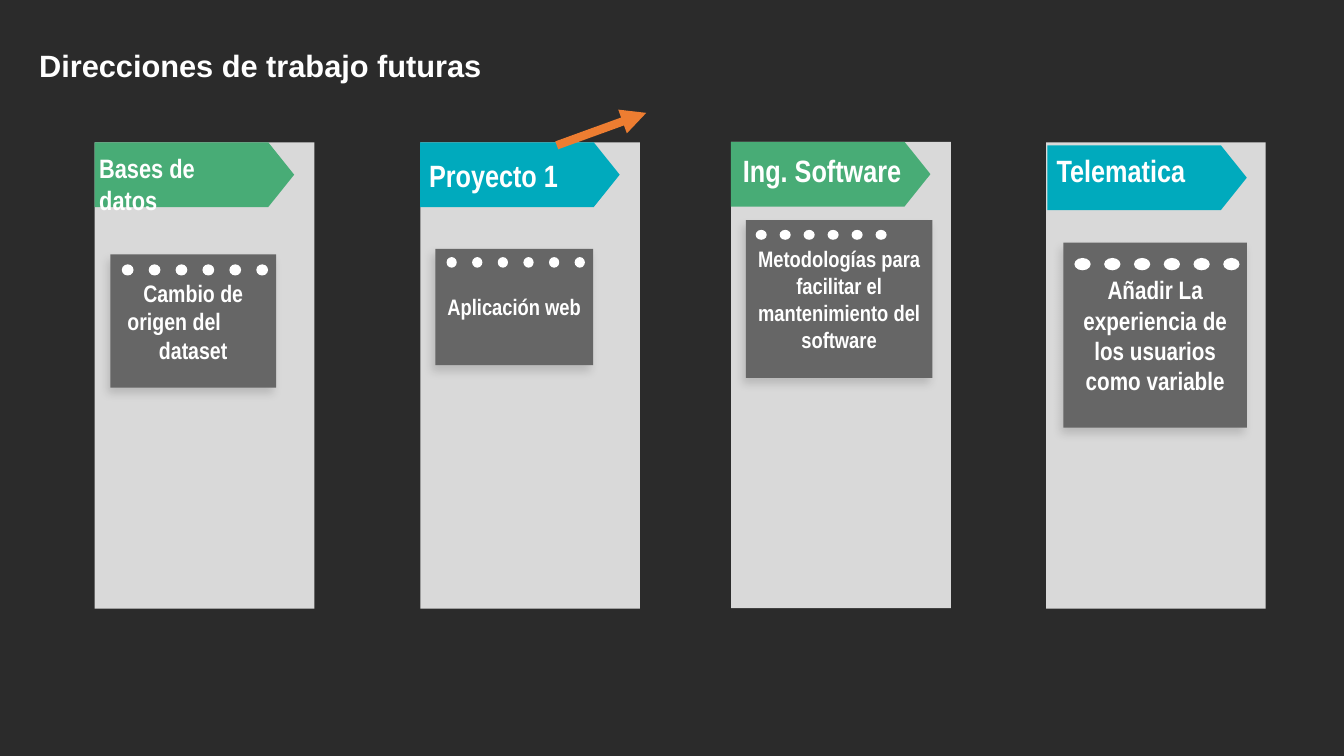
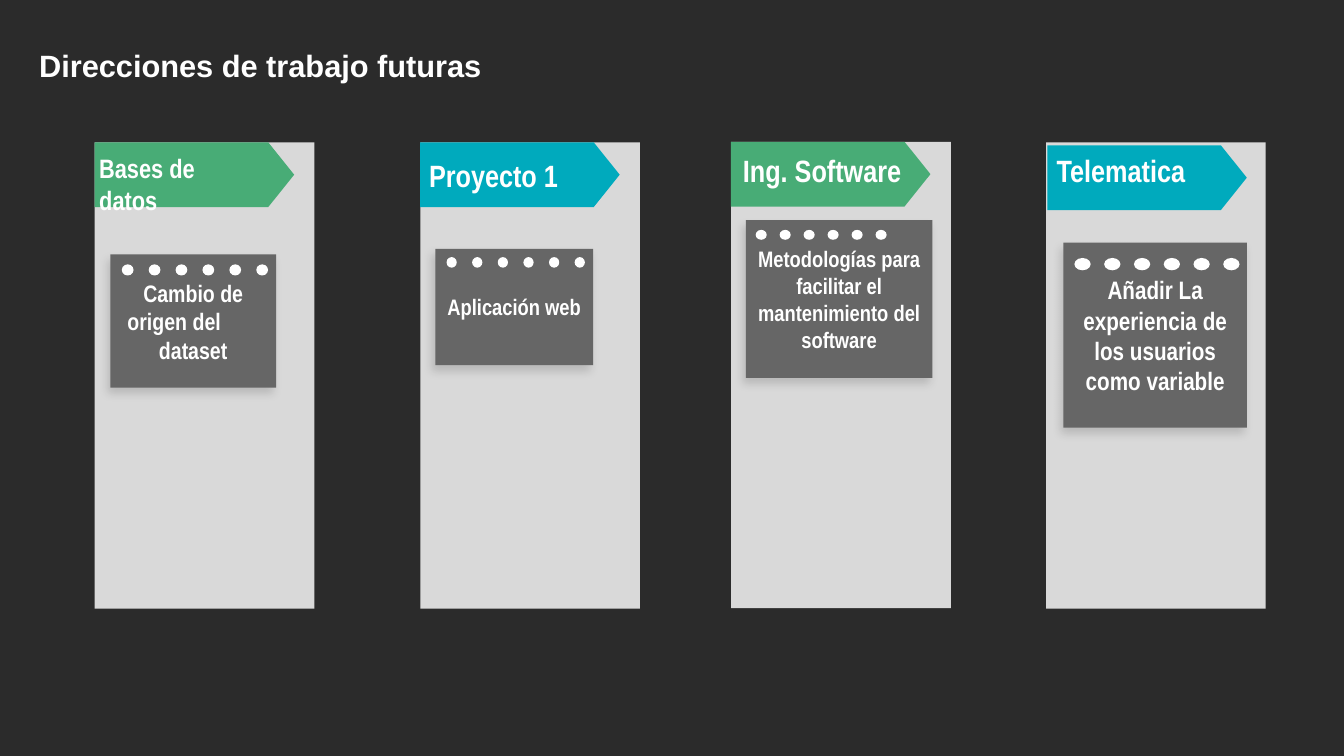
Before and after one commit to DanielPalacios05/ST0247-02, a slide deck: slide 11 of proyecto/informe/entrega3/Diapositivas Datos 2 Entrega 3.pptx. Drawn at 1344x756 pixels with LibreOffice and Linux fonts; fonts in the diff are those of the drawing; background and template pictures are left out; a plain dark background stands for a picture behind light text. Boxes give left, top, right and bottom in pixels: in the first picture for what was removed or moved away, otherwise in the second. Text is boxed around its words. In the diff, an @@ line names an element or a change of style, - is before the commit and + after.

```diff
--- a/proyecto/informe/entrega3/Diapositivas Datos 2 Entrega 3.pptx
+++ b/proyecto/informe/entrega3/Diapositivas Datos 2 Entrega 3.pptx
@@ freeform shape removed at (557,113,646,145) @@
```
Also in this commit, not shown: 2 other slides changed, 1 other file.
